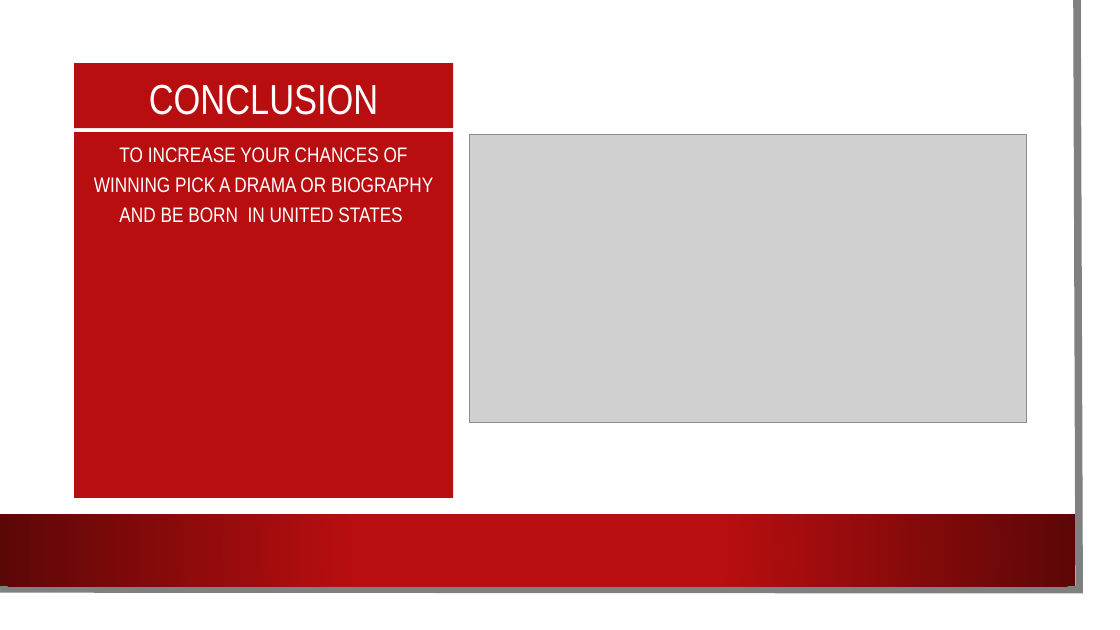
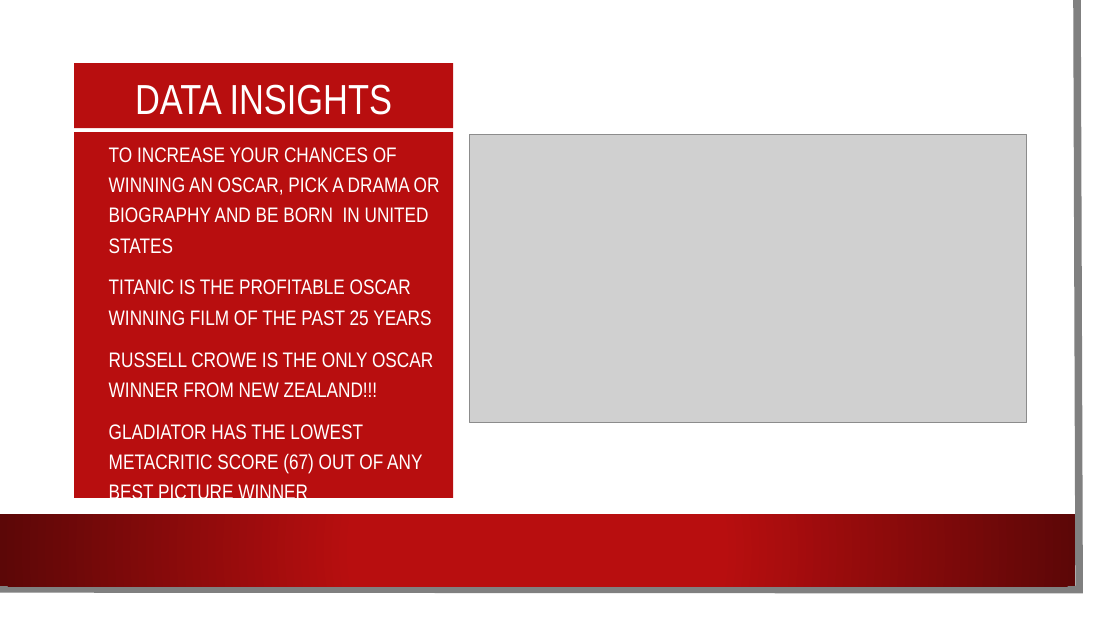
Before and after one commit to KLoretto/Project-two, a slide deck: slide 7 of Oscar Winners.pptx. Drawn at 1120x630 pixels with LibreOffice and Linux fonts; fonts in the diff are those of the drawing; grey boxes stand for pictures; background and template pictures are left out. Boxes give left, top, right and bottom in pixels: in the first picture for what was removed or moved away, otherwise in the second. Text is boxed around its words. In the diff, an @@ line names an element or a change of style, - is before the commit and + after.

Commit message:
updated ppt

```diff
--- a/Oscar Winners.pptx
+++ b/Oscar Winners.pptx
@@ title at [135,84,392,115]: text changed @@
-CONCLUSION
+DATA INSIGHTS
@@ text at [109,147,440,504]: text changed @@
-TO INCREASE YOUR CHANCES OF WINNING PICK A DRAMA OR BIOGRAPHY AND BE BORN IN UNITED STATES
+• TO INCREASE YOUR CHANCES OF WINNING AN OSCAR, PICK A DRAMA OR BIOGRAPHY AND BE BORN IN UNITED STATES
+• TITANIC IS THE PROFITABLE OSCAR WINNING FILM OF THE PAST 25 YEARS
+• RUSSELL CROWE IS THE ONLY OSCAR WINNER FROM NEW ZEALAND!!!
+• GLADIATOR HAS THE LOWEST METACRITIC SCORE (67) OUT OF ANY BEST PICTURE WINNER
```
Also in this commit, not shown: 5 other slides changed, 1 other file.
